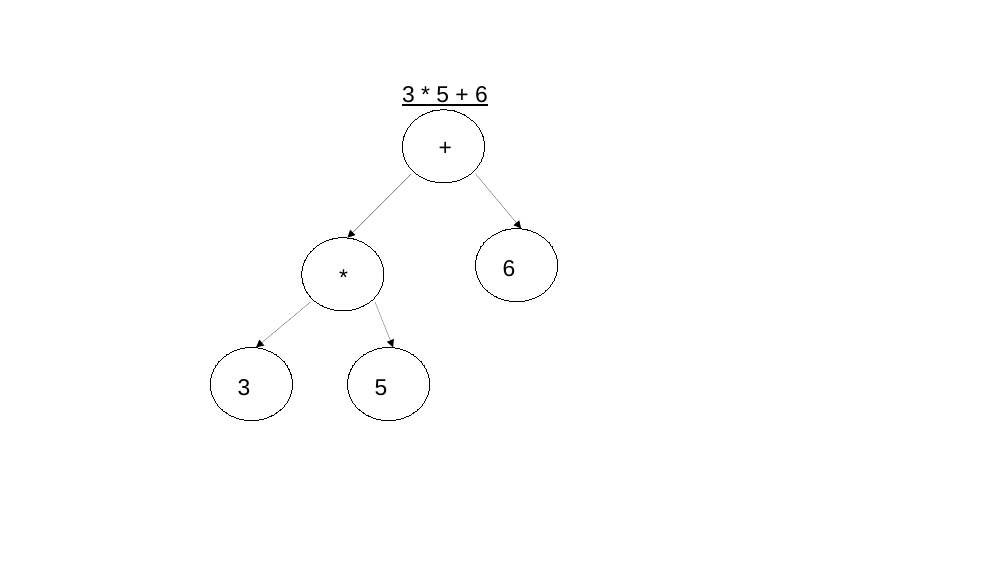
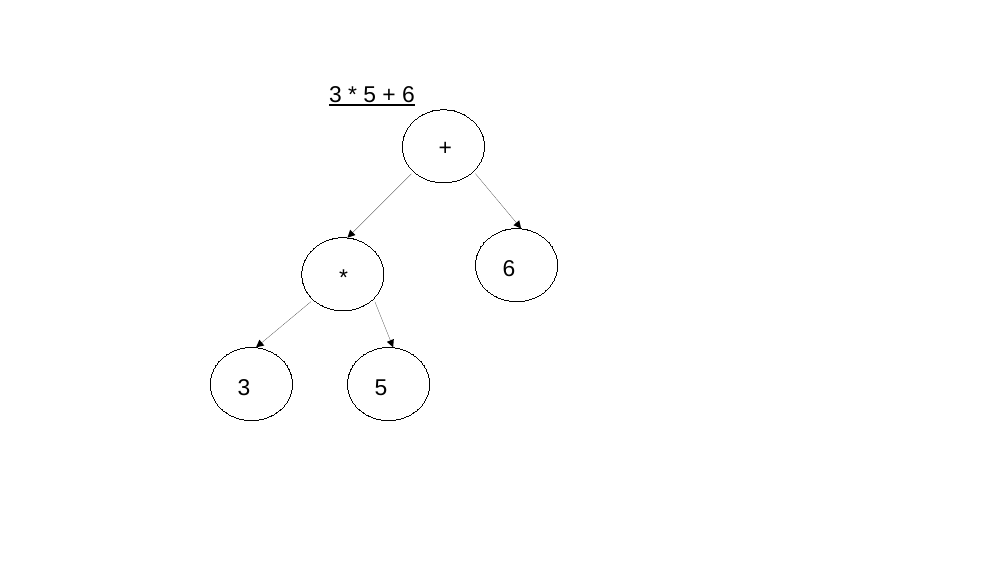
Before and after one commit to MokoSan/tf-gnn-samples, a slide deck: slide 2 of assets/FiguresForFinalReport.pptx. Drawn at 1008x567 pixels with LibreOffice and Linux fonts; fonts in the diff are those of the drawing. Boxes give left, top, right and bottom in pixels: in the first picture for what was removed or moved away, otherwise in the second. Text is boxed around its words. In the diff, an @@ line names an element or a change of style, - is before the commit and + after.

```diff
--- a/assets/FiguresForFinalReport.pptx
+++ b/assets/FiguresForFinalReport.pptx
@@ text "3 * 5 + 6": place and size @@
-text "3 * 5 + 6" at <box>402,86,488,106</box>
+text "3 * 5 + 6" at <box>329,86,415,106</box>
```
Also in this commit, not shown: 4 other files.
